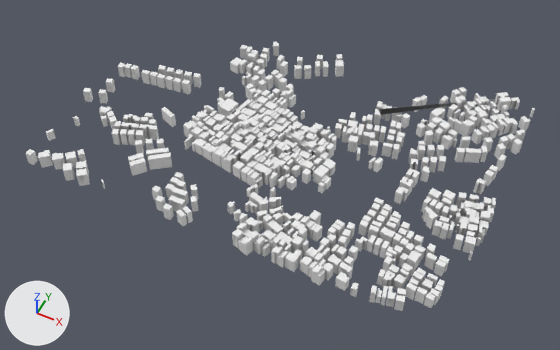
A saved change to the glTF model data/buildings/7/32/93.glb.
Both versions are drawn from a camera (50 mm lens) standing at (311.0, -641.0, 718.0) and looking at (12.0, -43.0, -29.0). The axes (+X, +Y, +Z) are drawn at lower left. The lights are the same throughout. Vertices at the same position are counted once.

Script lines for the objects in view, before the commit:
```python
me_mesh_0 = bpy.data.meshes.new('Mesh_0')
me_mesh_0.from_pydata(...)  # 6815 vertices, 9497 faces; spans x -276.0..279.0, y -191.0..191.0, z -7.0..26.0
me_mesh_0.materials.append(mat_material_0)
ob_mesh_0 = bpy.data.objects.new('Mesh_0', me_mesh_0)
ob_mesh_0.location = (0.0, 0.0, 0.0)
```
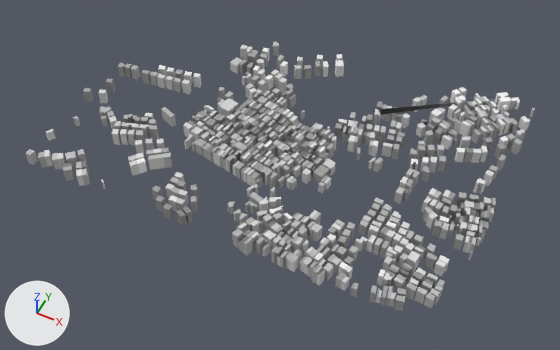
The change, as a diff of the scene's bpy script:
```diff
--- a/data/buildings/7/32/93.glb.py
+++ b/data/buildings/7/32/93.glb.py
@@ me_mesh_0 @@
 # used by ob_mesh_0; location = (0.0, 0.0, 0.0)
-me_mesh_0.from_pydata(...)  # 6815 vertices, 9497 faces; spans x -276.0..279.0, y -191.0..191.0, z -7.0..26.0
+me_mesh_0.from_pydata(...)  # 6816 vertices, 9497 faces; spans x -276.0..279.0, y -191.0..191.0, z -7.0..26.0
+# me_mesh_0 part 1
+# 9 faces are deleted
+# 9 new faces join them
+# me_mesh_0 part 2: 9442 kept faces spanning x -276.0..279.0, y -191.0..191.0, z -7.0..26.0 get new vertex colours
 me_mesh_0.materials.append(mat_material_0)
```

Boxes (x1, y1, x2, y2) around the edits, measured in the pictures (560 x 350 px; the box of a moved part takes in the faces that stretch with it):
part 1 of me_mesh_0, moved or reshaped
    both: (464, 148, 481, 162)
part 2 of me_mesh_0, recoloured (white to grey)
    both: (26, 42, 535, 311)
